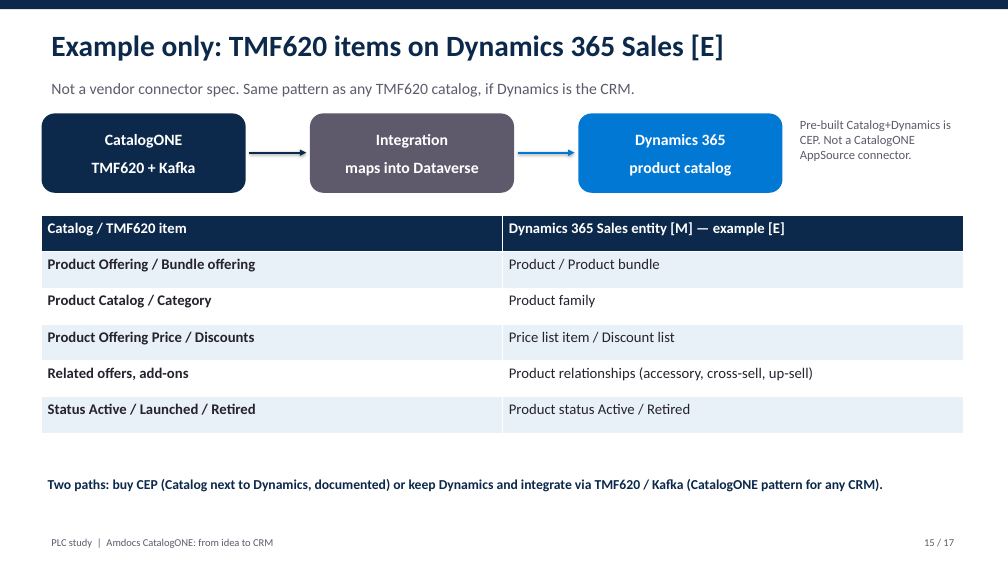
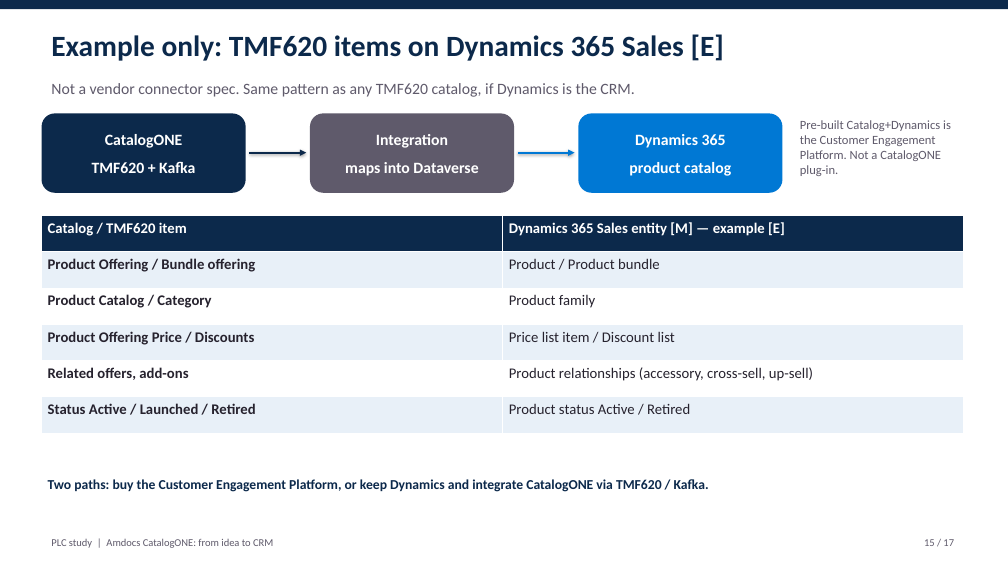
Before and after one commit to abdoe31/learnksa, a slide deck: slide 15 of plc_study/PLC_CatalogONE_Presentation.pptx. Drawn at 1008x567 pixels with LibreOffice and Linux fonts; fonts in the diff are those of the drawing. Boxes give left, top, right and bottom in pixels: in the first picture for what was removed or moved away, otherwise in the second. Text is boxed around its words. In the diff, an @@ line names an element or a change of style, - is before the commit and + after.

```diff
--- a/plc_study/PLC_CatalogONE_Presentation.pptx
+++ b/plc_study/PLC_CatalogONE_Presentation.pptx
@@ text at (800, 120, 951, 176): text changed @@
-Pre-built Catalog+Dynamics is CEP. Not a CatalogONE AppSource connector.
+Pre-built Catalog+Dynamics is the Customer Engagement Platform. Not a CatalogONE plug-in.
@@ text at (48, 479, 709, 492): text changed @@
-Two paths: buy CEP (Catalog next to Dynamics, documented) or keep Dynamics and integrate via TMF620 / Kafka (CatalogONE pattern for any CRM).
+Two paths: buy the Customer Engagement Platform, or keep Dynamics and integrate CatalogONE via TMF620 / Kafka.
```
Also in this commit, not shown: 5 other slides changed, 3 other files.
